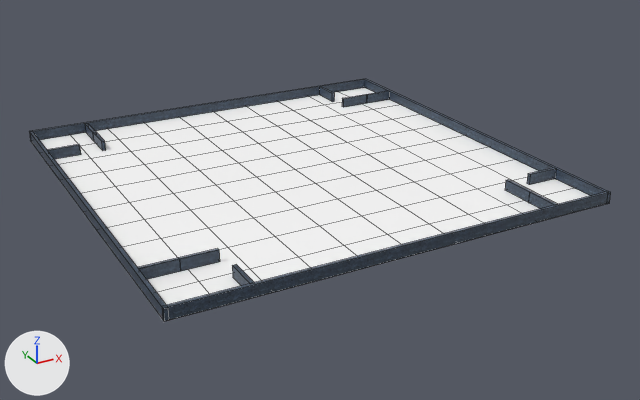
The FBX model TWarGame/Assets/MayaObjects/map.fbx as it was, and as the next commit left it.
One viewpoint serves both versions: a camera (50 mm lens) standing at (-0.212, -0.416, 0.185) and looking at (0.009, -0.014, -0.016). The axes (+X, +Y, +Z) are drawn at lower left. The lights are the same throughout. Mesh edges are drawn as thin lines. Where no turn or scale is listed for an object, it has been applied to the vertices.
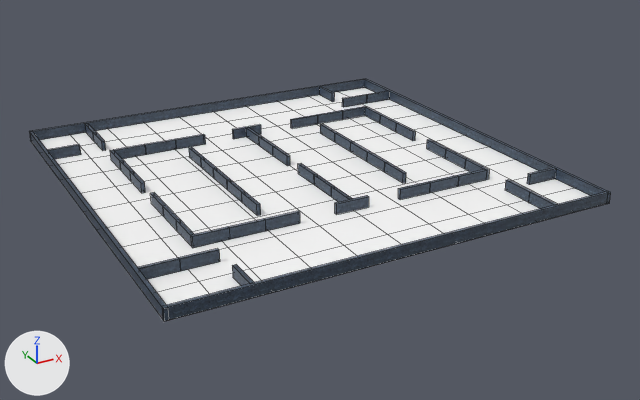
Edits to the bpy script that builds the scene:
```text
Add ob_pcube37:
    ob_pcube37 = bpy.data.objects.new('pCube37', me_mesh_017)  # a box spanning x -0.029..-0.0271, y -0.028..-0.0093, z -0.0029..0.0029; a box spanning x -0.029..-0.0271, y -0.0094..0.0093, z -0.0029..0.0029; a box spanning x -0.029..-0.0271, y 0.0093..0.028, z -0.0029..0.0029; a box spanning x -0.0271..-0.0084, y 0.0261..0.028, z -0.0029..0.0029; a box spanning x -0.0084..0.0103, y 0.0261..0.028, z -0.0029..0.0029; a box spanning x 0.0103..0.029, y 0.0261..0.028, z -0.0029..0.0029; in mat_lambert10 (picture img_walltexture_png)
    ob_pcube37.location = (-0.0577, 0.0361, 0.003)
Add ob_pcube46:
    ob_pcube46 = bpy.data.objects.new('pCube46', me_mesh_022)  # a box spanning x -0.001..0.001, y -0.0271..-0.0084, z -0.0029..0.0029; a box spanning x -0.0094..0.0094, y -0.029..-0.0271, z -0.0029..0.0029; a box spanning x -0.001..0.001, y -0.0084..0.0103, z -0.0029..0.0029; a box spanning x -0.001..0.001, y 0.0103..0.029, z -0.0029..0.0029; in mat_lambert10 (picture img_walltexture_png)
    ob_pcube46.location = (-0.0007, -0.0361, 0.003)
Add ob_pcube53:
    ob_pcube53 = bpy.data.objects.new('pCube53', me_mesh_024)  # a box spanning x -0.001..0.001, y -0.0466..-0.0279, z -0.0029..0.0029; a box spanning x -0.001..0.001, y -0.028..-0.0093, z -0.0029..0.0029; a box spanning x -0.001..0.001, y -0.0093..0.0094, z -0.0029..0.0029; a box spanning x -0.001..0.001, y 0.0093..0.028, z -0.0029..0.0029; a box spanning x -0.001..0.001, y 0.0279..0.0466, z -0.0029..0.0029; in mat_lambert10 (picture img_walltexture_png)
    ob_pcube53.location = (-0.0445, -0.0005, 0.003)
Add ob_pcube40:
    ob_pcube40 = bpy.data.objects.new('pCube40', me_mesh_020)  # a box spanning x -0.028..-0.0093, y 0.0271..0.029, z -0.0029..0.0029; a box spanning x -0.0094..0.0093, y 0.0271..0.029, z -0.0029..0.0029; a box spanning x 0.0093..0.028, y 0.0271..0.029, z -0.0029..0.0029; a box spanning x 0.0261..0.028, y 0.0084..0.0271, z -0.0029..0.0029; a box spanning x 0.0261..0.028, y -0.0103..0.0084, z -0.0029..0.0029; a box spanning x 0.0261..0.028, y -0.029..-0.0103, z -0.0029..0.0029; in mat_lambert10 (picture img_walltexture_png)
    ob_pcube40.location = (0.0584, 0.0355, 0.003)
Add ob_pcube52:
    ob_pcube52 = bpy.data.objects.new('pCube52', me_mesh_024.copy())
    ob_pcube52.location = (0.0426, -0.0005, 0.003)
Add ob_pcube45:
    ob_pcube45 = bpy.data.objects.new('pCube45', me_mesh_021)  # a box spanning x -0.001..0.001, y 0.0084..0.0271, z -0.0029..0.0029; a box spanning x -0.0094..0.0094, y 0.0271..0.029, z -0.0029..0.0029; a box spanning x -0.001..0.001, y -0.0103..0.0084, z -0.0029..0.0029; a box spanning x -0.001..0.001, y -0.029..-0.0103, z -0.0029..0.0029; in mat_lambert10 (picture img_walltexture_png)
    ob_pcube45.location = (-0.0007, 0.0353, 0.003)
Add ob_pcube38:
    ob_pcube38 = bpy.data.objects.new('pCube38', me_mesh_018)  # a box spanning x 0.0093..0.028, y -0.029..-0.0271, z -0.0029..0.0029; a box spanning x -0.0093..0.0094, y -0.029..-0.0271, z -0.0029..0.0029; a box spanning x -0.028..-0.0093, y -0.029..-0.0271, z -0.0029..0.0029; a box spanning x -0.028..-0.0261, y -0.0271..-0.0084, z -0.0029..0.0029; a box spanning x -0.028..-0.0261, y -0.0084..0.0103, z -0.0029..0.0029; a box spanning x -0.028..-0.0261, y 0.0103..0.029, z -0.0029..0.0029; in mat_lambert10 (picture img_walltexture_png)
    ob_pcube38.location = (-0.0588, -0.0363, 0.003)
Add ob_pcube39:
    ob_pcube39 = bpy.data.objects.new('pCube39', me_mesh_019)  # a box spanning x 0.0271..0.029, y 0.0093..0.028, z -0.0029..0.0029; a box spanning x 0.0271..0.029, y -0.0093..0.0094, z -0.0029..0.0029; a box spanning x 0.0271..0.029, y -0.028..-0.0093, z -0.0029..0.0029; a box spanning x 0.0084..0.0271, y -0.028..-0.0261, z -0.0029..0.0029; a box spanning x -0.0103..0.0084, y -0.028..-0.0261, z -0.0029..0.0029; a box spanning x -0.029..-0.0103, y -0.028..-0.0261, z -0.0029..0.0029; in mat_lambert10 (picture img_walltexture_png)
    ob_pcube39.location = (0.057, -0.0369, 0.003)
```

Where the change shows, as pixel boxes (x1, y1, x2, y2) in the pictures (640 x 400 px):
'pCube38', added (blue)
    after: (151, 193, 300, 248)
'pCube39', added (blue)
    after: (398, 139, 489, 200)
'pCube37', added (blue)
    after: (110, 134, 206, 193)
'pCube40', added (blue)
    after: (291, 106, 416, 141)
'pCube46', added (blue)
    after: (298, 163, 369, 214)
'pCube52', added (blue)
    after: (320, 124, 406, 183)
'pCube53', added
    after: (189, 147, 261, 216)
'pCube45', added (blue)
    after: (232, 124, 290, 166)
